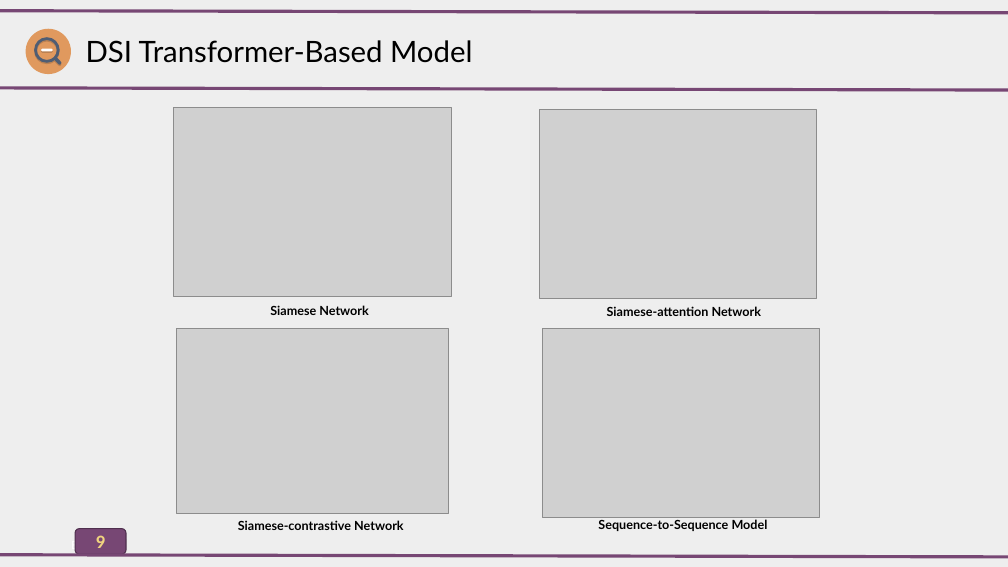
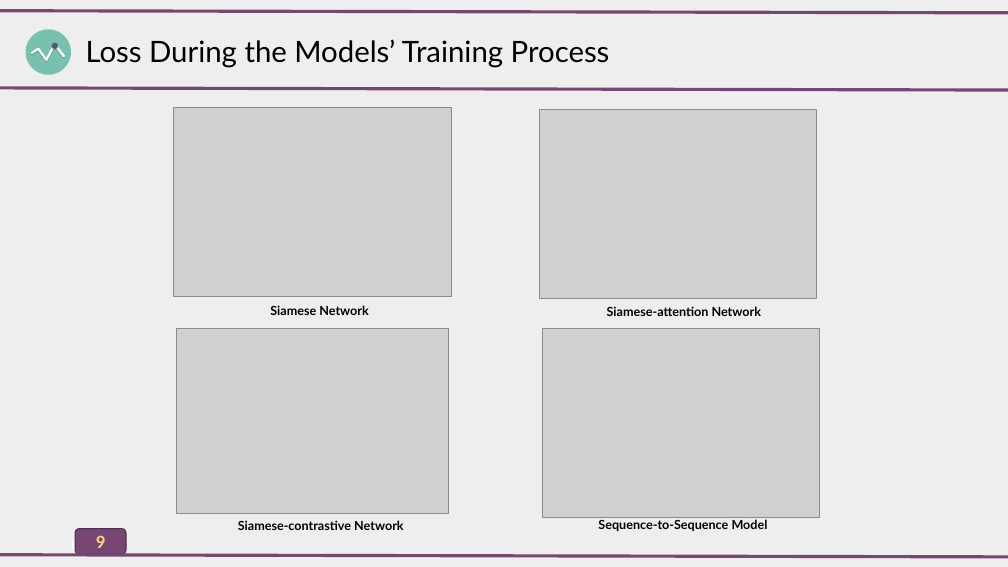
Before and after one commit to AlirezaAccelerates/IR_DSI_project, a slide deck: slide 9 of D/[P] Information Retrieval Project.pptx. Drawn at 1008x567 pixels with LibreOffice and Linux fonts; fonts in the diff are those of the drawing; grey boxes stand for pictures. Boxes give left, top, right and bottom in pixels: in the first picture for what was removed or moved away, otherwise in the second. Text is boxed around its words. In the diff, an @@ line names an element or a change of style, - is before the commit and + after.

```diff
--- a/D/[P] Information Retrieval Project.pptx
+++ b/D/[P] Information Retrieval Project.pptx
@@ ellipse at (26, 29, 71, 75): fill #E0995E to #76C2AF @@
@@ freeform shape: place and size @@
-freeform shape at (41, 48, 53, 51)
+freeform shape at (31, 43, 66, 60)
@@ freeform shape at (31, 50, 54, 63): fill #4F5D73 to #65A192 @@
@@ freeform shape: place and size @@
-freeform shape at (34, 37, 60, 63)
+freeform shape at (31, 50, 54, 63)
@@ freeform shape removed at (34, 39, 61, 66) @@
@@ group added at (51, 42, 57, 50): 9 freeform shapes, 1 ellipse @@
@@ freeform shape: place and size @@
-freeform shape at (41, 50, 53, 53)
+freeform shape at (54, 46, 57, 49)
@@ freeform shape at (54, 46, 57, 49): fill #BA8152 to #8C4646 @@
@@ freeform shape: place and size @@
-freeform shape at (54, 57, 61, 64)
+freeform shape at (57, 49, 65, 59)
@@ freeform shape at (57, 49, 65, 59): fill #4F5D73 to #65A192 @@
@@ text at (86, 39, 610, 67): text changed @@
-DSI Transformer-Based Model
+Loss During the Models’ Training Process
```
Also in this commit, not shown: 7 other slides changed, 1 slide added, 1 other file.
